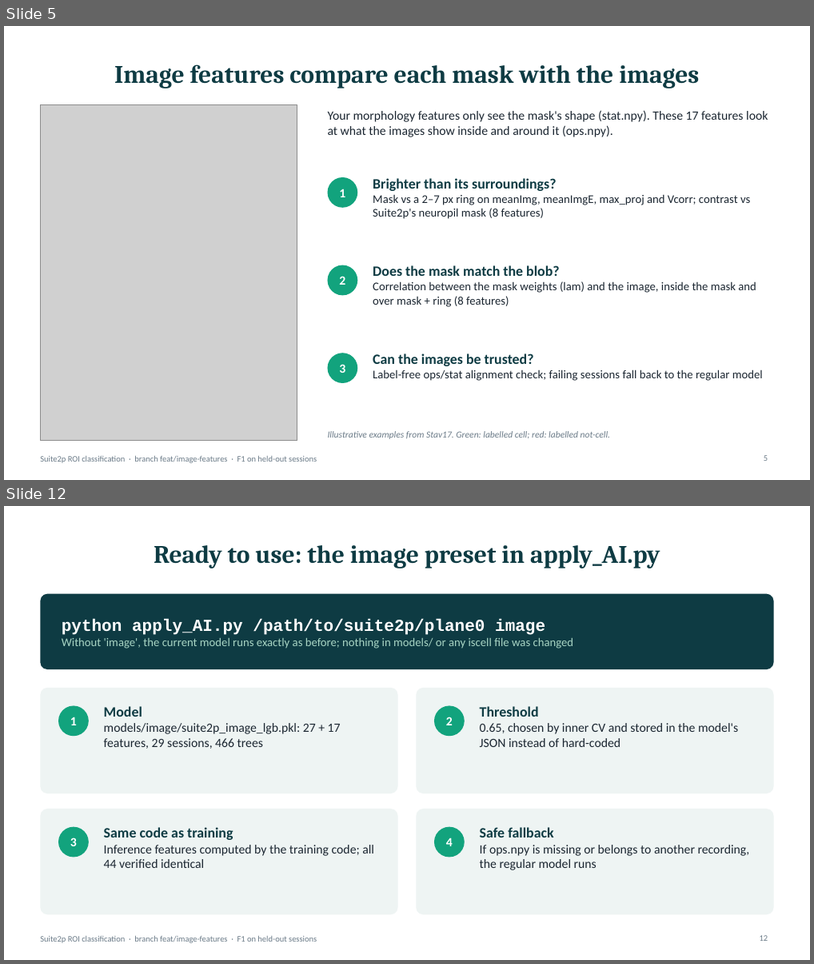
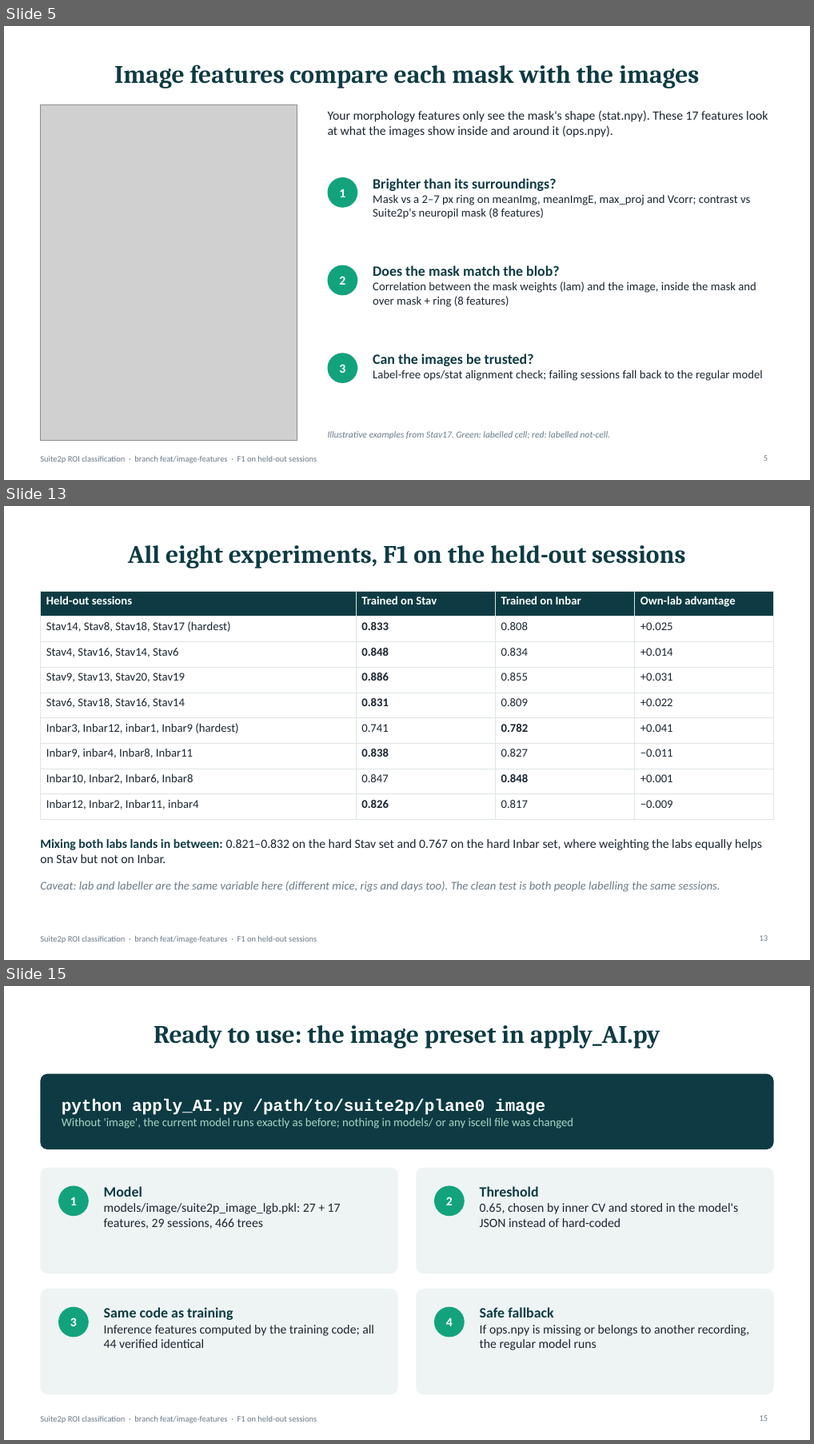
Before and after one commit to AddadyTom/suite2p-classification, a slide deck: results/suite2p_roi_classification_summary.pptx. Shown one above the other, each under a label of ours: slides 5 and 12 before the commit, slides 5, 13 and 15 after it; the slides between them are not shown. The pictures are 814x964 and 814x1444 pixels, drawn with LibreOffice and Linux fonts; fonts in the diff are those of the drawing; grey boxes stand for pictures. Boxes give left, top, right and bottom in pixels: in the first picture for what was removed or moved away, otherwise in the second. Text is boxed around its words. In the diff, an @@ line names an element or a change of style, - is before the commit and + after.

```diff
--- a/results/suite2p_roi_classification_summary.pptx
+++ b/results/suite2p_roi_classification_summary.pptx
@@ slide 13 added at (x1=4, y1=506, x2=810, y2=960), background #FFFFFF; not listed: 1 template element that a slide beside it also shows @@
@@ title added at (x1=128, y1=545, x2=686, y2=568), 30 pt, text #0E3B43, bold @@
+All eight experiments, F1 on the held-out sessions
@@ table added at (x1=40, y1=591, x2=775, y2=812), 9 rows, 4 columns @@
+Held-out sessions | Trained on Stav | Trained on Inbar | Own-lab advantage
+Stav14, Stav8, Stav18, Stav17 (hardest) | 0.833 | 0.808 | +0.025
+Stav4, Stav16, Stav14, Stav6 | 0.848 | 0.834 | +0.014
+Stav9, Stav13, Stav20, Stav19 | 0.886 | 0.855 | +0.031
+Stav6, Stav18, Stav16, Stav14 | 0.831 | 0.809 | +0.022
+Inbar3, Inbar12, inbar1, Inbar9 (hardest) | 0.741 | 0.782 | +0.041
+Inbar9, inbar4, Inbar8, Inbar11 | 0.838 | 0.827 | −0.011
+Inbar10, Inbar2, Inbar6, Inbar8 | 0.847 | 0.848 | +0.001
+Inbar12, Inbar2, Inbar11, inbar4 | 0.826 | 0.817 | −0.009
@@ text added at (x1=40, y1=839, x2=762, y2=863), 15 pt, text #1B2631 @@
+Mixing both labs lands in between: 0.821–0.832 on the hard Stav set and 0.767 on the hard Inbar set, where weighting the labs equally helps on Stav but not on Inbar.
@@ text added at (x1=40, y1=880, x2=720, y2=892), 14 pt, text #6B7B88, italic @@
+Caveat: lab and labeller are the same variable here (different mice, rigs and days too). The clean test is both people labelling the same sessions.
@@ page number added at (x1=760, y1=935, x2=769, y2=940), 10 pt, text #6B7B88 @@
+13
@@ what was slide 12 is now slide 15 @@
```
Also in this commit, not shown: 3 slides changed, 2 other slides added, 2 other files.
